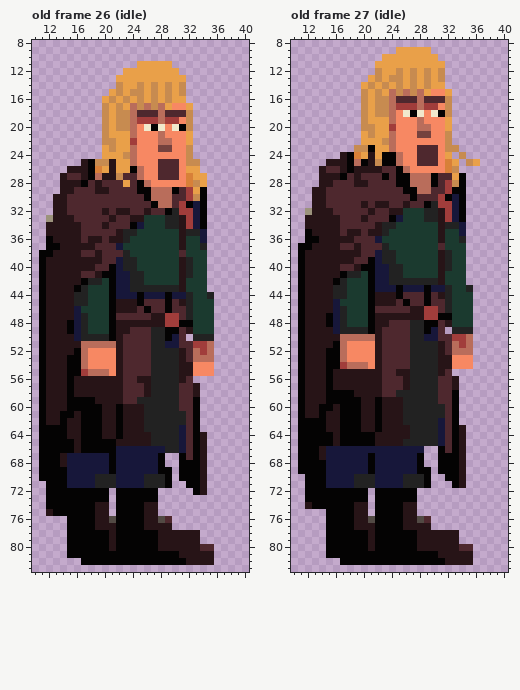
Two versions of one pixel-art file, revaliaobscura/resources/images/Rebane-50x84.aseprite. This is how it looked before the edit.
50x84 pixels, 30 frames. Shown: old frame 26 (idle): x 10..40, y 8..83; old frame 27 (idle): x 10..40, y 8..83. The commit also changed other frames, which this record leaves out.
After:
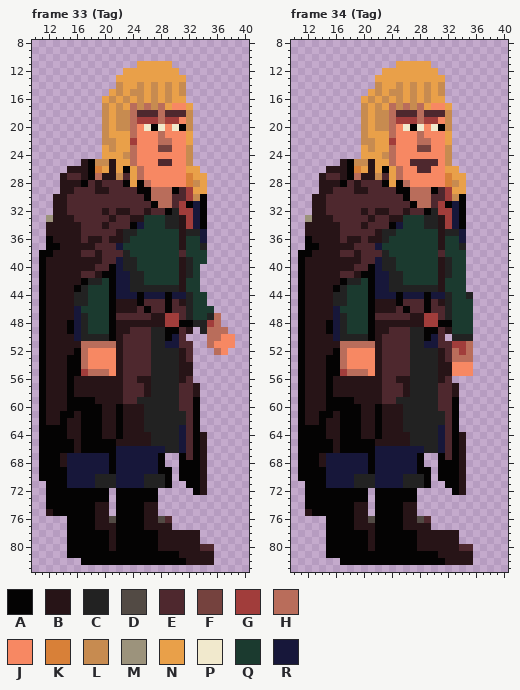
Palette (. is transparent): A #040303  B #271417  C #222222  D #524a44  E #4e282e  F #75423e  G #a13d3b  H #b96d5b  J #f78863  K #d88038  L #c78b50  M #9c937c  N #e9a049  P #f1e9cd  Q #1b3a2f  R #17173a
From old to new:
frames 30 -> 36
Changed rows in their new state; - is an unchanged pixel.
Frame 33 (Tag) against old frame 26 (idle), layers "Rebane/head", "Rebane/rightarm":
first column x 23:
25 -------J--.-
26 AN---JJJ----
27 -N---JJJ----
28 AN----------
29 -----------N
first column x 33:
40 -.----
41 -.----
42 -.----
43 -.----
44 --.---
45 --.---
47 --CH--
48 CCGH--
49 .CHHH-
50 ..HHJJ
51 ..-JJJ
52 ...HJ-
53 ...---
54 ...---
55 ...---
Frame 34 (Tag) against old frame 27 (idle):
first column x 11:
 9 --------------.....-------
10 ------------........------
11 -----------...-----..-----
12 -----------.--N-N-N-.-----
13 ----------.N-NN-N-N-N-----
14 ---------..LN-------L-----
15 ---------.---L-N-NLNL.----
16 ---------NLN-NLNLNLNN.----
17 ------------N-LHL-NJ-N----
18 --------------EEEHEEE-----
19 -----------LL-GGG-GG-L----
20 ----------NLLH-PAPJPAL----
21 ---------LN------HJ--N----
22 ---------LL-NG---HH--N----
23 --------.NL------FFJ--.---
24 ------...-N-LHJ--JJJ-L-.--
25 ----..--LL-NNHJ-E----L.-..
26 ---.BB--KN-NANHJ-EE--NN---
27 ----EEBAHBBLENHJJJJJJK-N--
28 -----BA--E--AN-HJJJJJK-N--
29 --.-B---BB----A-H--A--NN--
30 ---------------AHHH-EGL---
31 ---------E-EE--EAHHE-A----
32 -.--E----BEBBEEBEEA-G-----
33 -M---E---EB--BB-----------
34 ---------B-EEAR---CC-GRA--
35 -B-----EE-E--C-------CC---
36 --B---E-B-BBC----------R--
37 .-A---BBE--RQ-------B--C--
38 -A----EE---E-Q------EQ----
39 --------B-E---------------
40 ------BBEE--C-Q-----------
41 ------EEBA-----------C----
42 -----BACC------QQQQQ------
43 -----A-------CCCCCCCBQ--.-
44 -----------RRR-RRR-RR---C-
45 -----CC-------AE----B-----
46 ------Q----BBB-AEEAE------
47 ----B------EEEEE----EC----
48 -------------BBBBBGGAA----
49 ----A--QQQ--B------A-BQQQ-
50 -----RCCCCA-------A--.CCC-
51 -----B-HHHH-------RRE-G---
52 ----B------------------G--
53 ---------------------EHHH-
54 ------HJJJ----------------
55 -----AGHHHJ---EE-----BJJJ-
56 --------------B-----B-.---
58 -----BBB------EB------B---
59 --------B--BEEC-----------
60 ---B-A--------------E-----
61 ----A---------------------
62 -BB-----------------C-----
63 ---------------C-------.--
64 ----B----BBA--------------
65 ---------------B----------
66 ---AABAAAAA-------CCR-----
67 ---------------------E----
68 ---B----------------------
70 A-------------------A-----
71 ---------------------A----
72 ----------------------AB--
74 -A------------------------
75 -BAA----------------------
